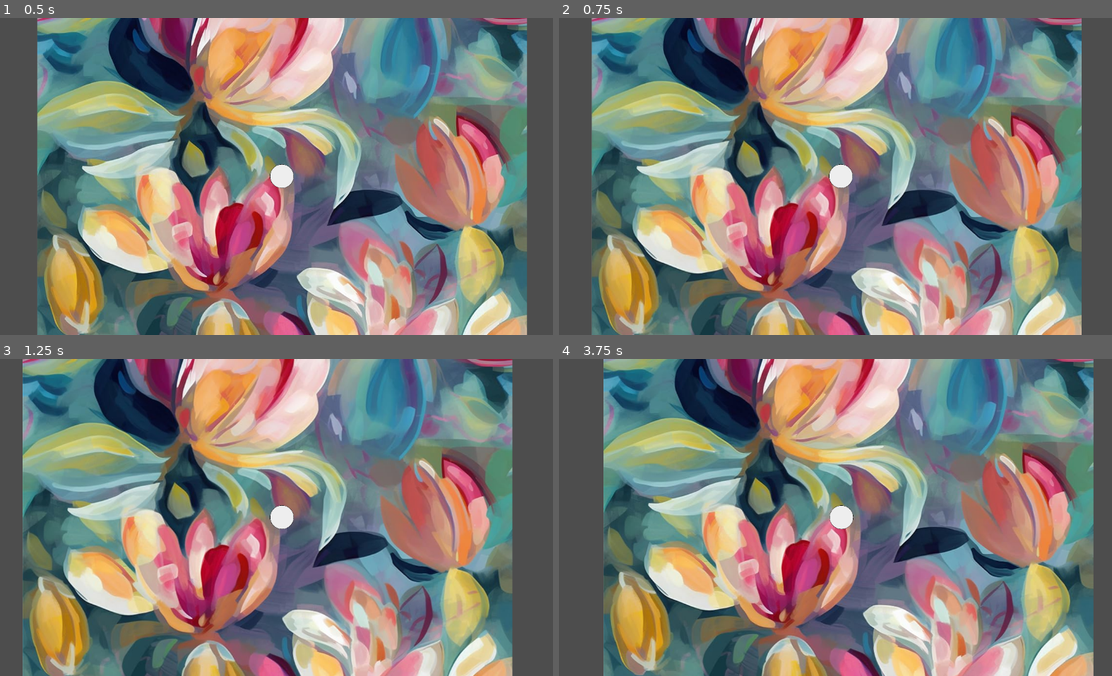
Above: before the commit, frames 1-4 (two rows, left to right).
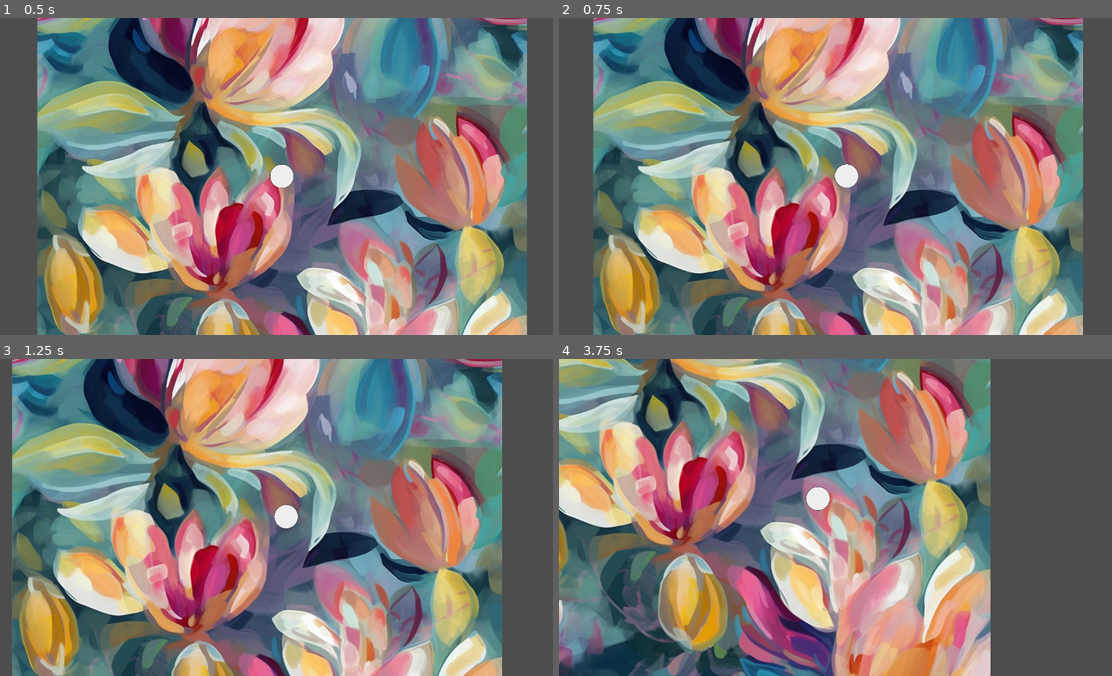
Above: after the commit, the same moments.

Repository: MaxWelburn/Aura-Farm-Simulator
Game: Godot game, scene res://scenes/main.tscn
Two runs of this game, one before a commit and one after it. Both use one fixed random seed, a clock stepped at 60 frames per second and the inputs below.
Inputs (mouse positions are in pixels of both pictures, inside the frame that each line leads up to):
- Up to frame 1 (0.5 s): no input
- Up to frame 2 (0.75 s): tap Enter at 0.5 s; move the mouse to (962, 160) at 0.52 s
- Up to frame 3 (1.25 s): no input
- Up to frame 4 (3.75 s): move the mouse to (730, 533) at 1.27 s; move the mouse to (896, 447) at 2.02 s; move the mouse to (813, 580) at 2.77 s; move the mouse to (1012, 565) at 3.52 s

Frame 1 is identical in both runs. In frame 2, 8.6% of the frame differs, in the area x 5-95%, y 0-100%; in frame 3, 56%; in frame 4, 93%, in the area x 0-97%, y 0-100%.

Commit message:
Floaty controls

Diff:
--- a/scenes/entities/player.tscn
+++ b/scenes/entities/player.tscn
@@ -7,6 +7,12 @@
 
 [node name="Player" type="CharacterBody2D"]
 script = ExtResource("1_ucweq")
+default_move_dist = 0.0
+overshoot = 500.0
+default_max_speed = 2000.0
+default_acceleration = 20.0
+magnitude_threshold = 500.0
+max_camera_offset = 300.0
 
 [node name="CollisionShape2D" type="CollisionShape2D" parent="."]
 shape = SubResource("CircleShape2D_0qees")
--- a/scenes/game.tscn
+++ b/scenes/game.tscn
@@ -13,8 +13,12 @@
 
 [node name="Player" parent="." node_paths=PackedStringArray("camera") instance=ExtResource("4_lbhrr")]
 scale = Vector2(0.25, 0.25)
-default_max_speed = 2000.0
-camera_speed = 50.0
+default_move_dist = 100.0
+default_max_speed = 1000.0
+default_deceleration = 0.5
+camera_speed = 1.0
+magnitude_threshold = 80.0
+max_camera_offset = 200.0
 camera = NodePath("../Camera")
 
 [node name="Camera" type="Camera2D" parent="."]
--- a/src/entities/player.gd
+++ b/src/entities/player.gd
@@ -5,7 +5,7 @@
 @export var default_turn_speed: float = 2.0
 @export var default_deceleration: float = 2.0
 @export var default_acceleration: float = 5.0
-@export var camera_speed: float = 100.0
+@export var camera_speed: float = 2.0
 @export var magnitude_threshold: float = 100.0
 @export var max_camera_offset: float = 200.0
 @export var camera: Camera2D
@@ -61,6 +61,7 @@
 func _update_camera(delta) -> void:
 	if _camera_target:
 		var goal_offset = Vector2.ZERO
+		# Make the camera look ahead when the player's speed is greater than a certain threshold
 		if _camera_target.velocity.length() >= magnitude_threshold:
 			goal_offset = _camera_target.velocity.normalized() * max_camera_offset
 		_camera_offset = lerp(_camera_offset, goal_offset, camera_speed * delta)
